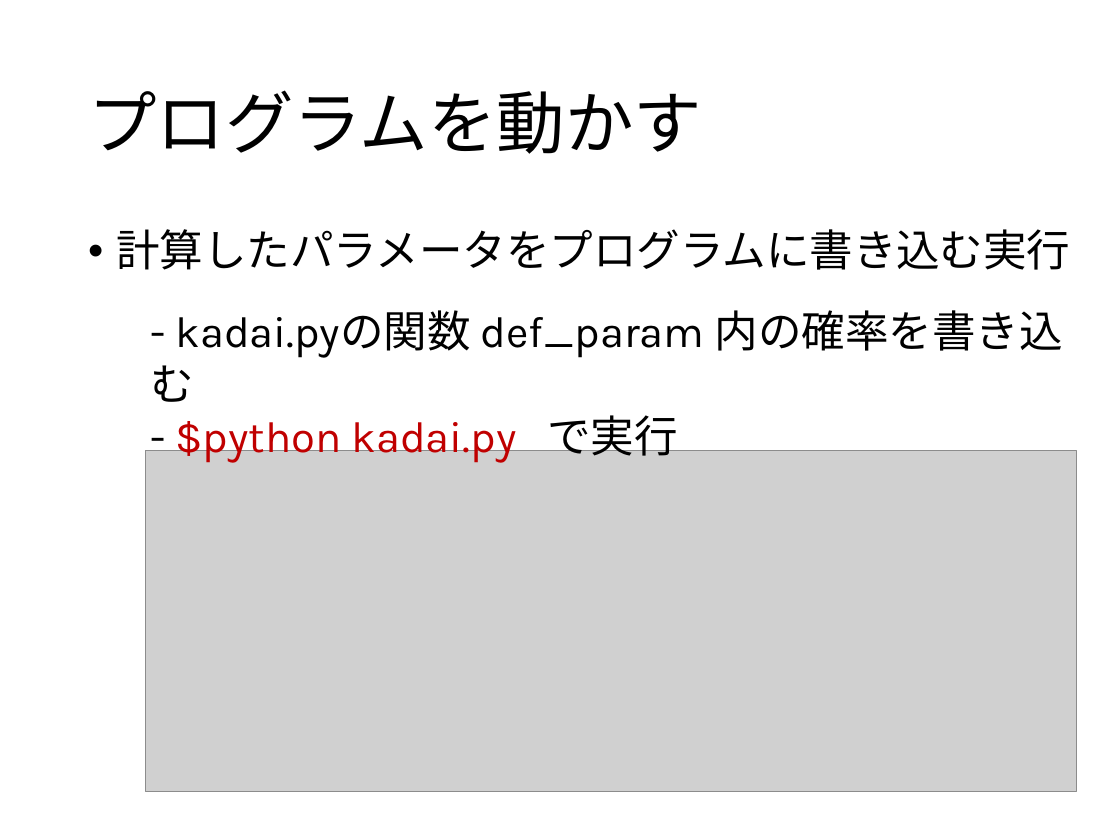
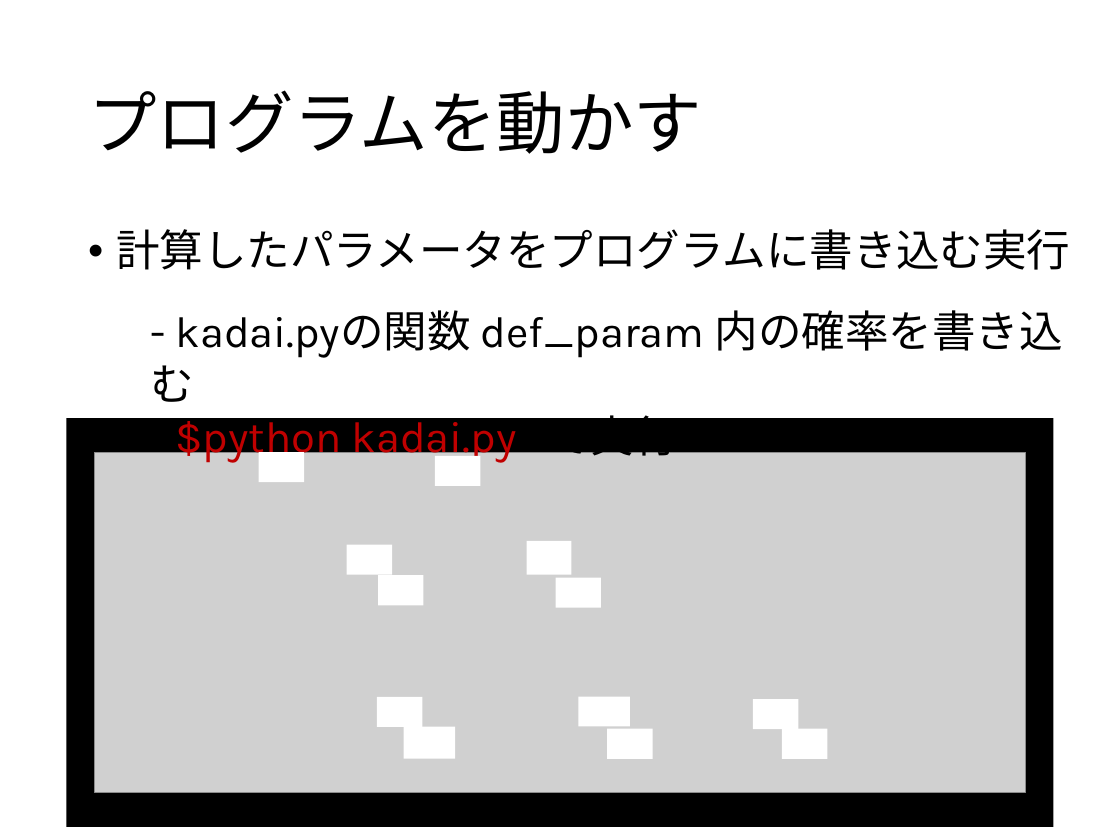
Before and after one commit to 2017B4/rinko, a slide deck: slide 25 of 輪講実習.pptx (slide 26 before the commit). Drawn at 1120x840 pixels with LibreOffice and Linux fonts; fonts in the diff are those of the drawing; grey boxes stand for pictures. Boxes give left, top, right and bottom in pixels: in the first picture for what was removed or moved away, otherwise in the second. Text is boxed around its words. In the diff, an @@ line names an element or a change of style, - is before the commit and + after.

```diff
--- a/輪講実習.pptx
+++ b/輪講実習.pptx
@@ rectangle added at (66, 418, 1053, 827), fill #000000 @@
@@ picture: place and size @@
-picture at (146, 450, 1076, 791)
+picture at (94, 452, 1025, 793)
@@ rectangle added at (259, 452, 305, 483), fill #FFFFFF @@
@@ rectangle added at (435, 456, 480, 486), fill #FFFFFF @@
@@ rectangle added at (346, 544, 392, 575), fill #FFFFFF @@
@@ rectangle added at (526, 541, 571, 575), fill #FFFFFF @@
@@ rectangle added at (379, 576, 424, 606), fill #FFFFFF @@
@@ rectangle added at (556, 578, 601, 608), fill #FFFFFF @@
@@ rectangle added at (377, 697, 423, 727), fill #FFFFFF @@
@@ rectangle added at (578, 697, 629, 727), fill #FFFFFF @@
@@ rectangle added at (753, 699, 799, 729), fill #FFFFFF @@
@@ rectangle added at (403, 727, 455, 759), fill #FFFFFF @@
@@ rectangle added at (607, 729, 653, 759), fill #FFFFFF @@
@@ rectangle added at (782, 729, 828, 759), fill #FFFFFF @@
```
Also in this commit, not shown: 7 other slides changed, 1 slide removed.
